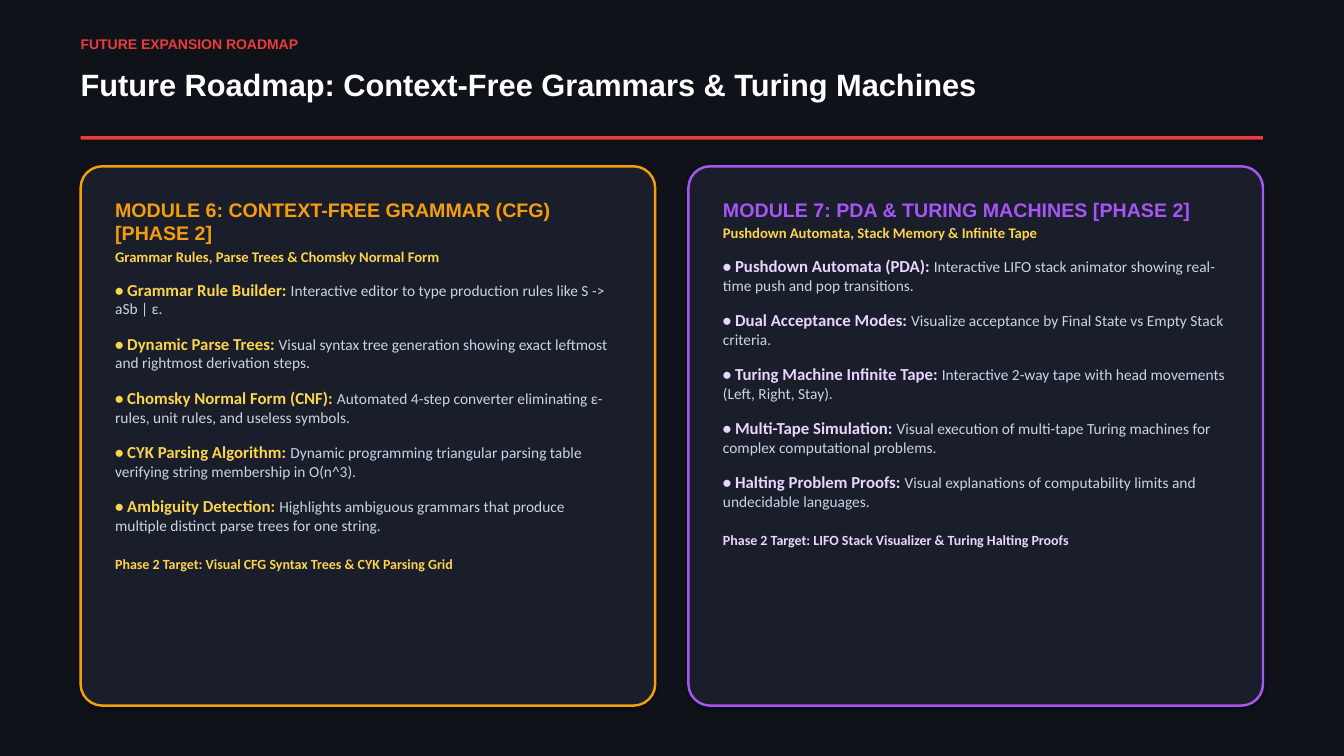
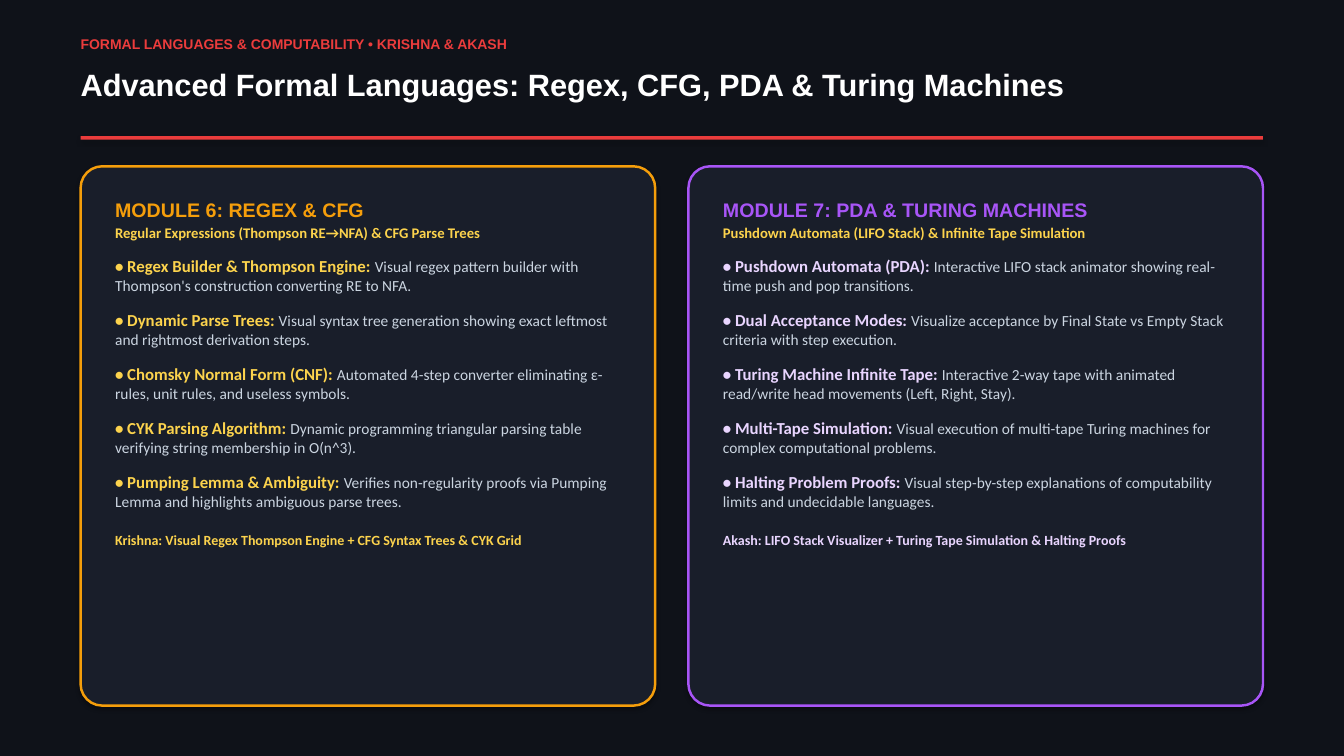
Before and after one commit to akash20065ray-sys/Logic_verse, a slide deck: slide 12 of LogicVerse_Presentation_Without_Names.pptx. Drawn at 1344x756 pixels with LibreOffice and Linux fonts; fonts in the diff are those of the drawing. Boxes give left, top, right and bottom in pixels: in the first picture for what was removed or moved away, otherwise in the second. Text is boxed around its words. In the diff, an @@ line names an element or a change of style, - is before the commit and + after.

Commit message:
docs(presentation): update member roles and module breakdown matching exact specs

```diff
--- a/LogicVerse_Presentation_Without_Names.pptx
+++ b/LogicVerse_Presentation_Without_Names.pptx
@@ text at <box>81,39,507,49</box>: text changed @@
-FUTURE EXPANSION ROADMAP
+FORMAL LANGUAGES & COMPUTABILITY • KRISHNA & AKASH
@@ text at <box>81,73,1064,101</box>: text changed @@
-Future Roadmap: Context-Free Grammars & Turing Machines
+Advanced Formal Languages: Regex, CFG, PDA & Turing Machines
@@ text in rounded rectangle at <box>115,203,579,275</box>: text changed @@
-MODULE 6: CONTEXT-FREE GRAMMAR (CFG) [PHASE 2]
-Grammar Rules, Parse Trees & Chomsky Normal Form
-• Grammar Rule Builder: Interactive editor to type production rules like S -> aSb | ε.
+MODULE 6: REGEX & CFG
+Regular Expressions (Thompson RE→NFA) & CFG Parse Trees
+• Regex Builder & Thompson Engine: Visual regex pattern builder with Thompson's construction converting RE to NFA.
@@ text in rounded rectangle at <box>723,203,1088,241</box>: text changed @@
-MODULE 7: PDA & TURING MACHINES [PHASE 2]
-Pushdown Automata, Stack Memory & Infinite Tape
+MODULE 7: PDA & TURING MACHINES
+Pushdown Automata (LIFO Stack) & Infinite Tape Simulation
@@ text in rounded rectangle at <box>735,314,1223,383</box>: text changed @@
-• Dual Acceptance Modes: Visualize acceptance by Final State vs Empty Stack criteria.
-• Turing Machine Infinite Tape: Interactive 2-way tape with head movements (Left, Right, Stay).
+• Dual Acceptance Modes: Visualize acceptance by Final State vs Empty Stack criteria with step execution.
+• Turing Machine Infinite Tape: Interactive 2-way tape with animated read/write head movements (Left, Right, Stay).
@@ text in rounded rectangle at <box>115,476,606,548</box>: text changed; text colour #CBD5E1 to #FCD34D; bold on @@
-• Ambiguity Detection: Highlights ambiguous grammars that produce multiple distinct parse trees for one string.
-Phase 2 Target: Visual CFG Syntax Trees & CYK Parsing Grid
+• Pumping Lemma & Ambiguity: Verifies non-regularity proofs via Pumping Lemma and highlights ambiguous parse trees.
+Krishna: Visual Regex Thompson Engine + CFG Syntax Trees & CYK Grid
@@ text in rounded rectangle at <box>723,476,1212,548</box>: text changed @@
-• Halting Problem Proofs: Visual explanations of computability limits and undecidable languages.
-Phase 2 Target: LIFO Stack Visualizer & Turing Halting Proofs
+• Halting Problem Proofs: Visual step-by-step explanations of computability limits and undecidable languages.
+Akash: LIFO Stack Visualizer + Turing Tape Simulation & Halting Proofs
```
Also in this commit, not shown: 7 other slides changed, 2 other files.
